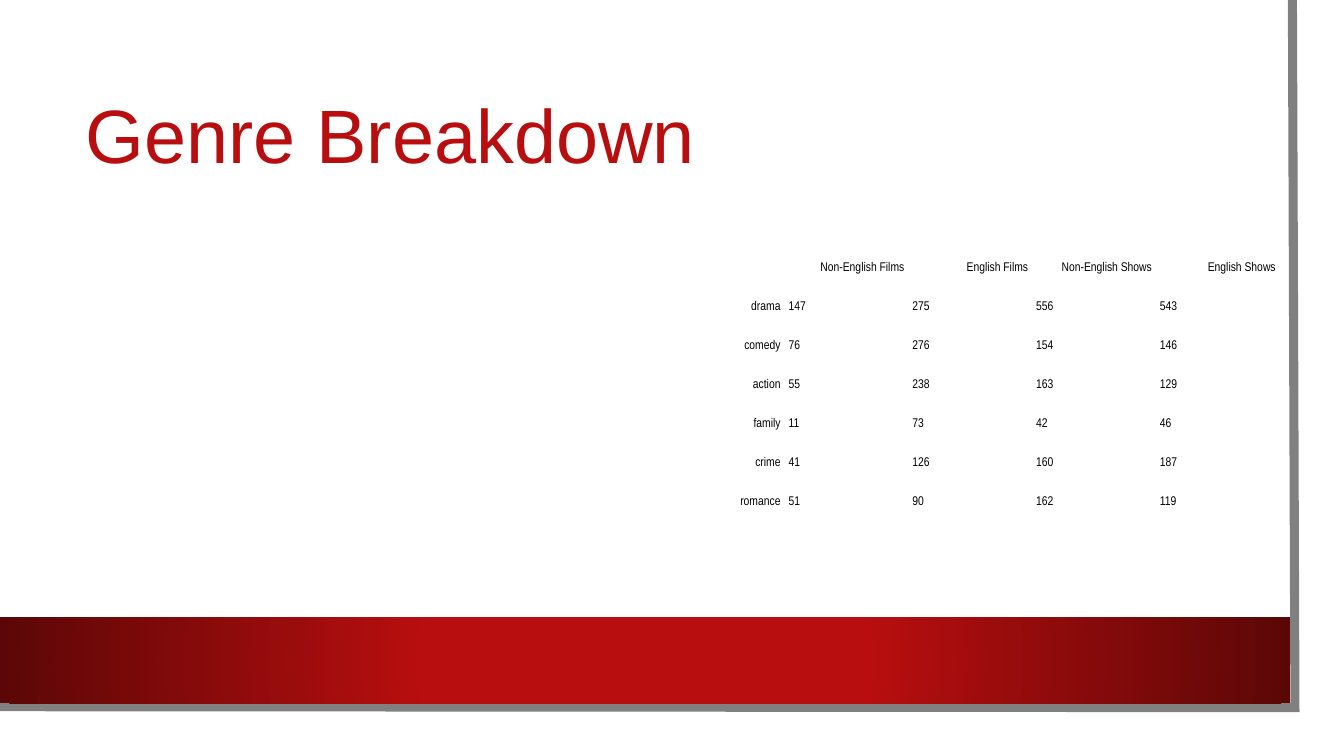
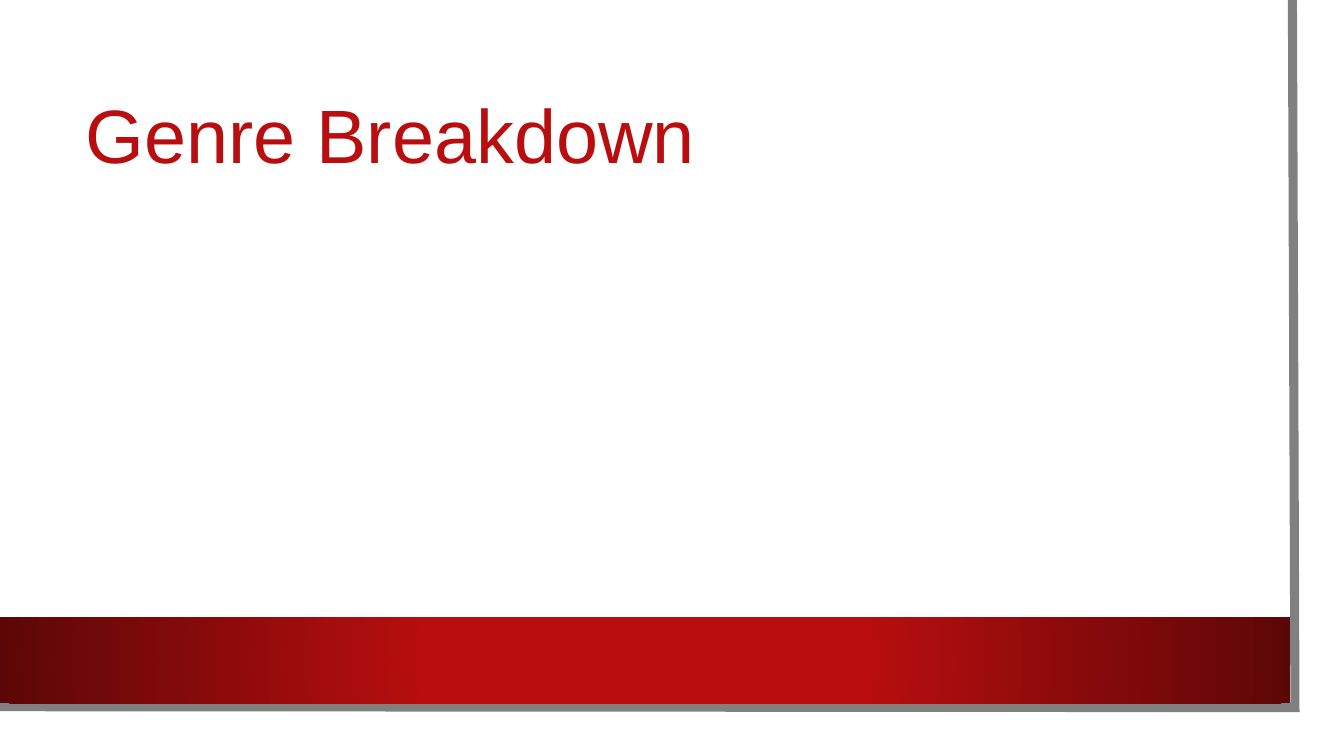
Before and after one commit to EdithLotterman/Project-1-Team-8, a slide deck: slide 9 of Netflix_Comparison.pptx (slide 10 before the commit). Drawn at 1344x756 pixels with LibreOffice and Linux fonts; fonts in the diff are those of the drawing; background and template pictures are left out. Boxes give left, top, right and bottom in pixels: in the first picture for what was removed or moved away, otherwise in the second. Text is boxed around its words. In the diff, an @@ line names an element or a change of style, - is before the commit and + after.

```diff
--- a/Netflix_Comparison.pptx
+++ b/Netflix_Comparison.pptx
@@ table removed at box(661, 249, 1281, 522), 7 rows, 5 columns @@
- | Non-English Films | English Films | Non-English Shows | English Shows
-drama | 147 | 275 | 556 | 543
-comedy | 76 | 276 | 154 | 146
-action | 55 | 238 | 163 | 129
-family | 11 | 73 | 42 | 46
-crime | 41 | 126 | 160 | 187
-romance | 51 | 90 | 162 | 119
```
Also in this commit, not shown: 4 slides added, 3 slides removed, 7 other files.
